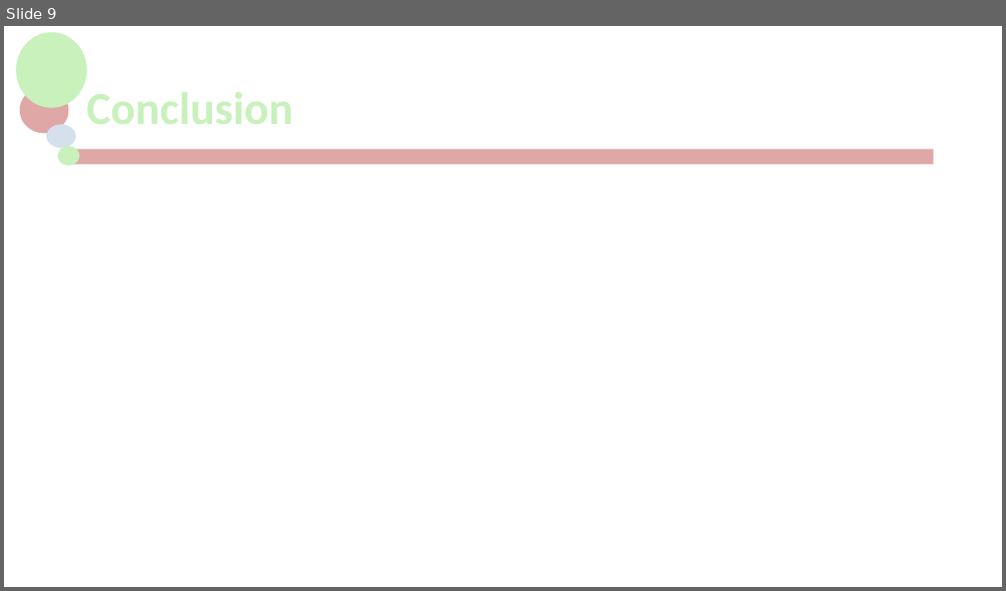
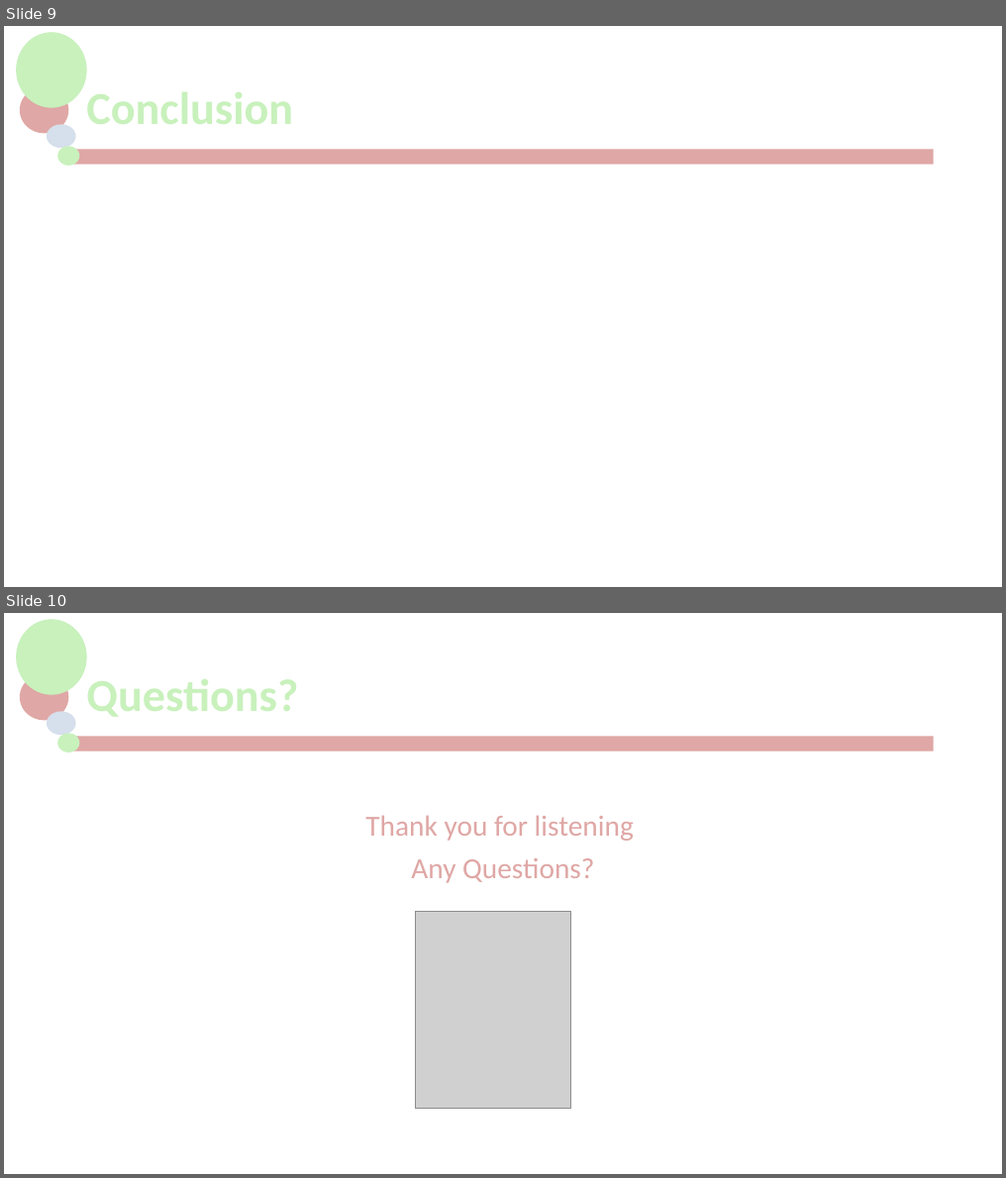
Before and after one commit to jackG97/Project, a slide deck: MCTV Limited.pptx. Shown one above the other, each under a label of ours: slide 9 before the commit, slides 9 and 10 after it. The pictures are 1006x591 and 1006x1178 pixels, drawn with LibreOffice and Linux fonts; fonts in the diff are those of the drawing; grey boxes stand for pictures; background and template pictures are left out. Boxes give left, top, right and bottom in pixels: in the first picture for what was removed or moved away, otherwise in the second. Text is boxed around its words. In the diff, an @@ line names an element or a change of style, - is before the commit and + after.

```diff
--- a/MCTV Limited.pptx
+++ b/MCTV Limited.pptx
@@ slide 10 added at (4,613,1002,1174), background #FFFFFF; not listed: 5 template elements that a slide beside it also shows @@
@@ title added at (79,643,933,752), 44 pt, text #C8F1BC, bold @@
+Questions?
@@ text added at (365,816,634,883), 28 pt, text #DFA7A5 @@
+Thank you for listening
+Any Questions?
@@ picture added at (416,911,570,1109) @@
```
Also in this commit, not shown: 4 slides changed, 1 slide removed.
